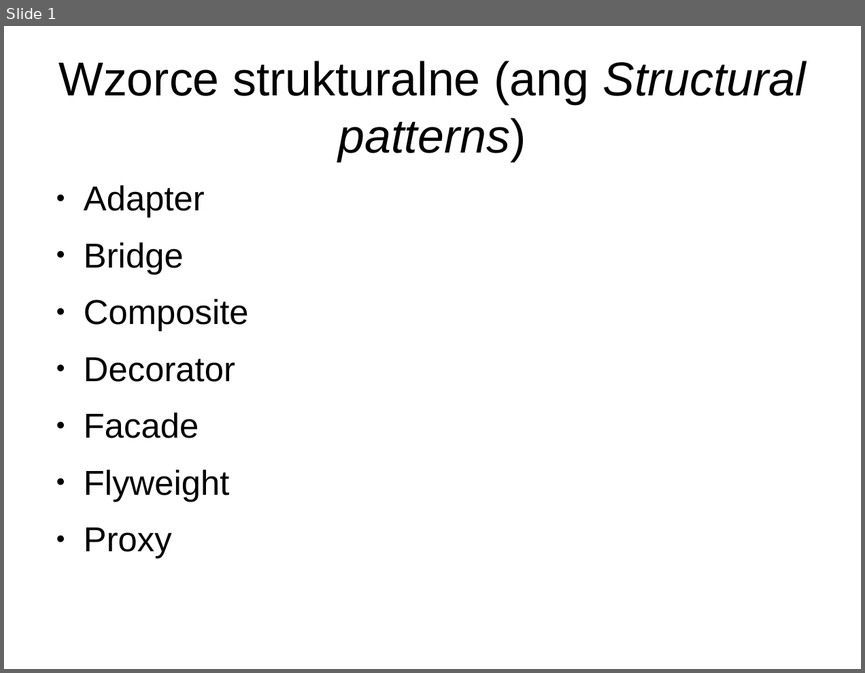
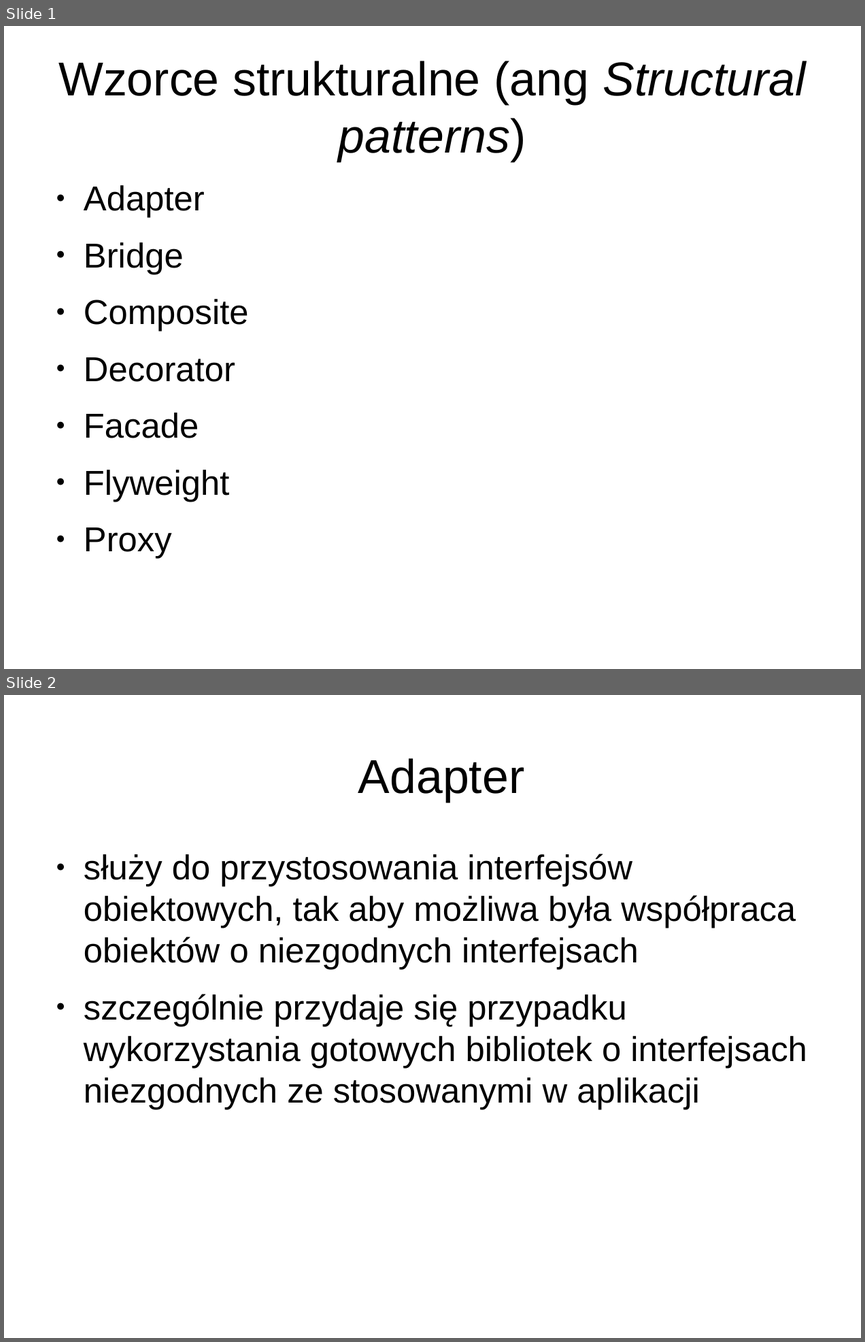
Before and after one commit to anicos/wzorce-projektowe-prezentacja, a slide deck: Part_2.odp. Shown one above the other, each under a label of ours: slide 1 before the commit, slides 1 and 2 after it. The pictures are 865x673 and 865x1342 pixels, drawn with LibreOffice and Linux fonts; fonts in the diff are those of the drawing. Boxes give left, top, right and bottom in pixels: in the first picture for what was removed or moved away, otherwise in the second. Text is boxed around its words. In the diff, an @@ line names an element or a change of style, - is before the commit and + after.

```diff
--- a/Part_2.odp
+++ b/Part_2.odp
@@ slide 2 added at bbox=[4, 695, 861, 1338], background #FFFFFF @@
@@ title added at bbox=[358, 758, 524, 802], 44 pt, text #000000 @@
+Adapter
@@ text added at bbox=[84, 853, 807, 1109], 32 pt, text #000000 @@
+● służy do przystosowania interfejsów obiektowych, tak aby możliwa była współpraca obiektów o niezgodnych interfejsach
+● szczególnie przydaje się przypadku wykorzystania gotowych bibliotek o interfejsach niezgodnych ze stosowanymi w aplikacji
```
Also in this commit, not shown: 8 other slides added.
